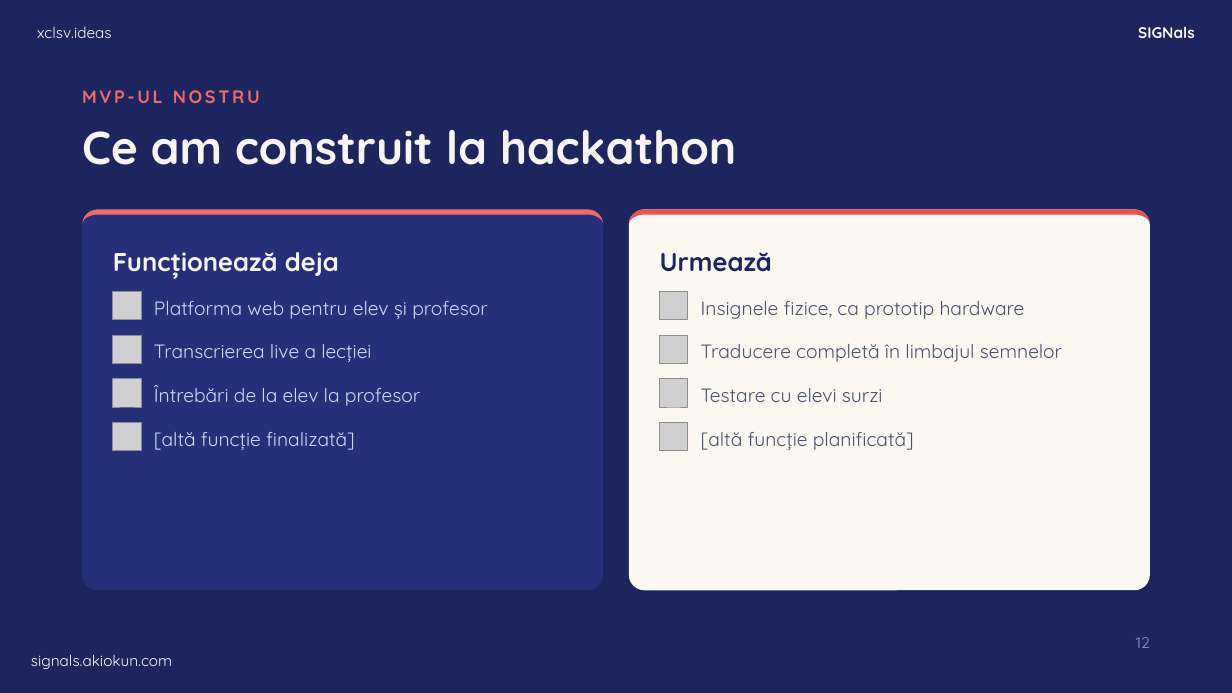
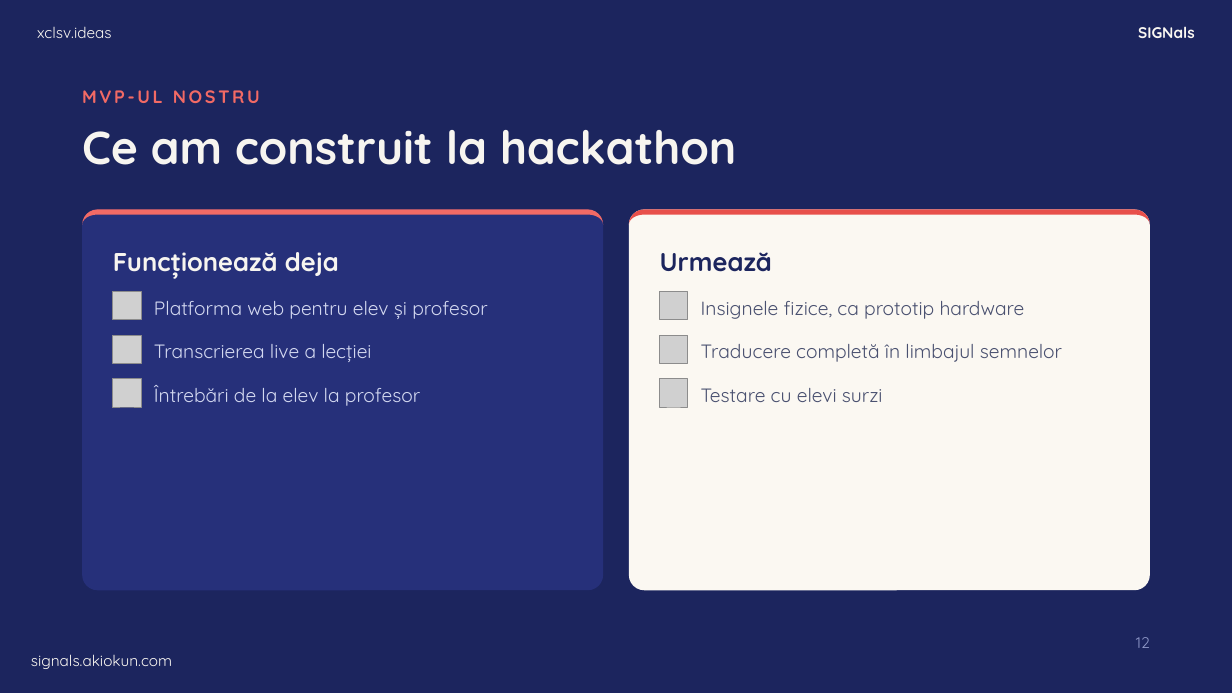
Before and after one commit to floreastefanpeter-eng/xclsv.ideas, a slide deck: slide 12 of signals_pitch.pptx. Drawn at 1232x693 pixels with LibreOffice and Linux fonts; fonts in the diff are those of the drawing; grey boxes stand for pictures. Boxes give left, top, right and bottom in pixels: in the first picture for what was removed or moved away, otherwise in the second. Text is boxed around its words. In the diff, an @@ line names an element or a change of style, - is before the commit and + after.

```diff
--- a/signals_pitch.pptx
+++ b/signals_pitch.pptx
@@ picture removed at box(113, 422, 141, 451) @@
@@ text removed at box(154, 432, 355, 450) @@
-[altă funcție finalizată]
@@ picture removed at box(660, 422, 689, 451) @@
@@ text removed at box(701, 432, 914, 450) @@
-[altă funcție planificată]
```
Also in this commit, not shown: 2 other slides changed.
